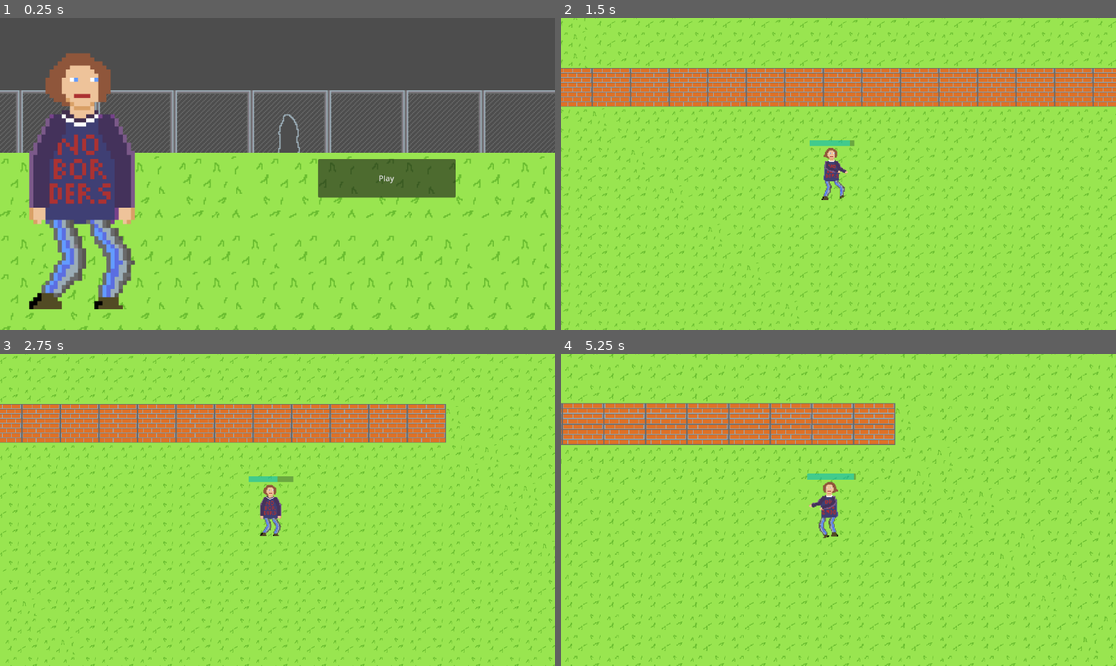
Above: before the commit, frames 1-4 (two rows, left to right).
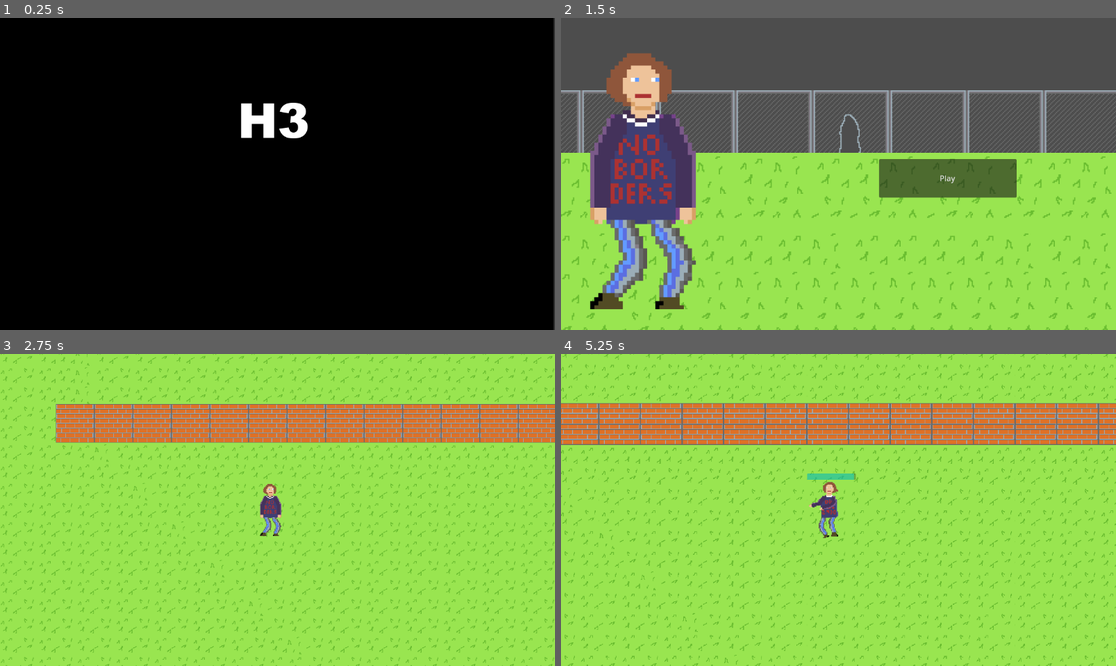
Above: after the commit, the same moments.

Repository: H3LL0U/Shadow-game-prjct
Game: Godot game, scene res://objects/levels/start_credits.tscn
The game is run twice, just before and just after one commit, with the same random seed, the same clock (stepped at 60 frames per second) and the same inputs. Before the commit the project starts from res://objects/levels/main_menu.tscn.
Inputs (mouse positions are in pixels of both pictures, inside the frame that each line leads up to):
- Up to frame 1 (0.25 s): no input
- Up to frame 2 (1.5 s): click (949, 177) at 0.5 s, where only the run before the commit has a clickable "Play"; tap Enter at 1.25 s; move the mouse to (960, 158) at 1.27 s; hold Right (move_right) from 1.28 s (still down); hold Shift (sprint) from 1.28 s (still down)
- Up to frame 3 (2.75 s): release Right (move_right) at 2 s; release Shift (sprint) at 2 s; click (388, 513) at 2 s, where only the run after the commit has a clickable "Play"
- Up to frame 4 (5.25 s): move the mouse to (727, 525) at 2.77 s; hold S (move_down) 2.78-3.53 s; tap one key every 0.75 s from 2.85 s: Mouse wheel up (zoom_in) Mouse wheel down (zoom_out) Shift (sprint) Mouse wheel up (zoom_in); move the mouse to (894, 441) at 3.52 s; hold Right (move_right) 3.53-4.28 s; move the mouse to (810, 572) at 4.27 s; hold Up (move_up) 4.28-5.03 s; move the mouse to (1005, 556) at 5.02 s; hold A (move_left) from 5.03 s (still down)

The runs differ from the first frame. In frame 1, 100% of the frame differs, in the area x 0-100%, y 0-100%; in frame 2, 58%; in frame 3, 15%; in frame 4, 16%.

Commit message:
A H3LL_0U studios scene implomented

Diff:
--- /dev/null
+++ b/Scripts/blocks scripts/Label_logo.gd
@@ -0,0 +1,22 @@
+extends Label
+
+var time_between_characters_default = 0.09
+var time_between_characters = time_between_characters_default
+var text_to_add = 'H3LL  0U\nstudios'
+
+
+# Called when the node enters the scene tree for the first time.
+func _ready():
+	pass
+
+# Called every frame. 'delta' is the elapsed time since the previous frame.
+func _process(delta):
+
+	if time_between_characters<=0 and text_to_add!="":
+		$".".text +=text_to_add[0]
+		text_to_add = text_to_add.substr(1)
+		time_between_characters = time_between_characters_default
+		$sound_effects.play()
+	else:
+
+		time_between_characters-=delta
--- a/Scripts/blocks scripts/fence.gd
+++ b/Scripts/blocks scripts/fence.gd
@@ -3,8 +3,8 @@
 var uncut_texture = Texture
 var cut_texture = Texture
 func _ready():
-	uncut_texture = load("res://Sprites/blocks/fence.png")
-	cut_texture = load("res://Sprites/blocks/fence_cut.png")
+	uncut_texture = load("res://assets/sprites/blocks/fence.png")
+	cut_texture = load("res://assets/sprites/blocks/fence_cut.png")
 
 func _process(delta):
 	if cut:
--- /dev/null
+++ b/Scripts/blocks scripts/play_sound_trigger.gd
@@ -0,0 +1,9 @@
+extends Area2D
+
+var sound_effect = preload("res://assets/sounds/sound effects/thump_sound_effect.mp3")
+# Called when the node enters the scene tree for the first time.
+
+func _on_body_entered(body):
+	if body.is_in_group("_"):
+		$"../Label_logo/sound_effects".stream = sound_effect
+		$"../Label_logo/sound_effects".play()
--- /dev/null
+++ b/Scripts/level scripts/start_credits.gd
@@ -0,0 +1,15 @@
+extends Node2D
+
+var time_to_wait = 5
+
+
+# Called every frame. 'delta' is the elapsed time since the previous frame.
+func _process(delta):
+	if time_to_wait<=0:
+		get_tree().change_scene_to_file("res://objects/levels/main_menu.tscn")
+	time_to_wait-=delta
+func _input(event: InputEvent):
+
+	if event is InputEventKey:
+		if event.pressed:
+			get_tree().change_scene_to_file("res://objects/levels/main_menu.tscn")
--- a/objects/backgrounds/grass.tscn
+++ b/objects/backgrounds/grass.tscn
@@ -1,8 +1,8 @@
 [gd_scene load_steps=2 format=3 uid="uid://bxudoukhsl2ov"]
 
-[ext_resource type="Texture2D" uid="uid://dtjk38lqpwdwb" path="res://Sprites/backgrounds/placeholder grass.png" id="1_22gv8"]
+[ext_resource type="Texture2D" uid="uid://dtjk38lqpwdwb" path="res://assets/sprites/backgrounds/placeholder grass.png" id="1_jut4u"]
 
 [node name="background" type="Sprite2D"]
 z_index = -1
 scale = Vector2(0.05, 0.05)
-texture = ExtResource("1_22gv8")
+texture = ExtResource("1_jut4u")
--- a/objects/blocks/fence.tscn
+++ b/objects/blocks/fence.tscn
@@ -1,6 +1,6 @@
 [gd_scene load_steps=4 format=3 uid="uid://ce82kpl0s0ndd"]
 
-[ext_resource type="Texture2D" uid="uid://b8kwcsv7r7y1n" path="res://Sprites/blocks/fence.png" id="1_wgkuk"]
+[ext_resource type="Texture2D" uid="uid://b8kwcsv7r7y1n" path="res://assets/sprites/blocks/fence.png" id="1_7bkus"]
 [ext_resource type="Script" path="res://Scripts/blocks scripts/fence.gd" id="2_5mptf"]
 
 [sub_resource type="RectangleShape2D" id="RectangleShape2D_xwqtk"]
@@ -8,10 +8,9 @@
 
 [node name="fence" type="Sprite2D"]
 scale = Vector2(0.05, 0.05)
-texture = ExtResource("1_wgkuk")
+texture = ExtResource("1_7bkus")
 script = ExtResource("2_5mptf")
 
 [node name="CollisionShape2D" type="CollisionShape2D" parent="."]
 position = Vector2(-5.72204e-05, 60)
-scale = Vector2(1, 1)
 shape = SubResource("RectangleShape2D_xwqtk")
--- a/objects/blocks/fence_cut.tscn
+++ b/objects/blocks/fence_cut.tscn
@@ -1,6 +1,6 @@
 [gd_scene load_steps=4 format=3 uid="uid://pco8j6x1yxte"]
 
-[ext_resource type="Texture2D" uid="uid://b8kwcsv7r7y1n" path="res://Sprites/blocks/fence.png" id="1_yiwb4"]
+[ext_resource type="Texture2D" uid="uid://b8kwcsv7r7y1n" path="res://assets/sprites/blocks/fence.png" id="1_od86u"]
 [ext_resource type="Script" path="res://Scripts/blocks scripts/fence.gd" id="2_4fewm"]
 
 [sub_resource type="RectangleShape2D" id="RectangleShape2D_xwqtk"]
@@ -8,7 +8,7 @@
 
 [node name="fence" type="Sprite2D"]
 scale = Vector2(0.05, 0.05)
-texture = ExtResource("1_yiwb4")
+texture = ExtResource("1_od86u")
 script = ExtResource("2_4fewm")
 cut = true
 
--- a/objects/blocks/wall.tscn
+++ b/objects/blocks/wall.tscn
@@ -1,6 +1,6 @@
 [gd_scene load_steps=3 format=3 uid="uid://bxhufdfqx7eb3"]
 
-[ext_resource type="Texture2D" uid="uid://bxgfydk6lkunu" path="res://Sprites/blocks/brick wall.png" id="1_rbe50"]
+[ext_resource type="Texture2D" uid="uid://bxgfydk6lkunu" path="res://assets/sprites/blocks/brick wall.png" id="1_rbe50"]
 
 [sub_resource type="RectangleShape2D" id="RectangleShape2D_q6klw"]
 size = Vector2(740, 780)
--- a/objects/characters/main_character.tscn
+++ b/objects/characters/main_character.tscn
@@ -2,8 +2,8 @@
 
 [ext_resource type="Script" path="res://objects/characters/anti_slip.gd" id="1_3o4lh"]
 [ext_resource type="Script" path="res://Scripts/Character Scripts/main_character.gd" id="1_a376k"]
-[ext_resource type="Texture2D" uid="uid://cfucigxftpnk8" path="res://Sprites/Characters/main_character/no_borders_guy.png" id="2_jgajl"]
 [ext_resource type="Script" path="res://Scripts/main camera.gd" id="3_igm6f"]
+[ext_resource type="Texture2D" uid="uid://cfucigxftpnk8" path="res://assets/sprites/Characters/main_character/no_borders_guy.png" id="3_x8x3o"]
 
 [sub_resource type="RectangleShape2D" id="RectangleShape2D_h7d8i"]
 size = Vector2(8, 20.5)
@@ -67,7 +67,7 @@
 [node name="Sprite2D" type="Sprite2D" parent="."]
 position = Vector2(-80, -7.62939e-06)
 scale = Vector2(0.844, 0.844)
-texture = ExtResource("2_jgajl")
+texture = ExtResource("3_x8x3o")
 hframes = 5
 vframes = 4
 frame = 12
--- a/objects/levels/main_menu.tscn
+++ b/objects/levels/main_menu.tscn
@@ -1,11 +1,11 @@
 [gd_scene load_steps=9 format=3 uid="uid://dvv0k8k4bjose"]
 
-[ext_resource type="Script" path="res://objects/levels/main_menu.gd" id="1_8mk6u"]
+[ext_resource type="Script" path="res://Scripts/level scripts/main_menu.gd" id="1_8mk6u"]
 [ext_resource type="PackedScene" uid="uid://d1o4khlfib6yy" path="res://objects/characters/main_character.tscn" id="1_kag4r"]
 [ext_resource type="PackedScene" uid="uid://bxudoukhsl2ov" path="res://objects/backgrounds/grass.tscn" id="3_jn5ts"]
 [ext_resource type="PackedScene" uid="uid://ce82kpl0s0ndd" path="res://objects/blocks/fence.tscn" id="3_q63dy"]
 [ext_resource type="PackedScene" uid="uid://pco8j6x1yxte" path="res://objects/blocks/fence_cut.tscn" id="4_s2k7y"]
-[ext_resource type="Script" path="res://objects/levels/main menu UI.gd" id="5_ixfto"]
+[ext_resource type="Script" path="res://Scripts/level scripts/main menu UI.gd" id="5_ixfto"]
 
 [sub_resource type="TileSetScenesCollectionSource" id="TileSetScenesCollectionSource_mv2lp"]
 resource_name = "backgrounds"
--- /dev/null
+++ b/objects/levels/start_credits.tscn
@@ -0,0 +1,75 @@
+[gd_scene load_steps=12 format=3 uid="uid://bg0d03uwtrx1k"]
+
+[ext_resource type="Script" path="res://scripts/level scripts/start_credits.gd" id="1_1fm7q"]
+[ext_resource type="Texture2D" uid="uid://u7iprc5akp45" path="res://assets/sprites/black_square.png" id="2_hnq1x"]
+[ext_resource type="FontFile" uid="uid://cy5d4e7ic1ayh" path="res://assets/fonts/ariblk.ttf" id="3_dqkbi"]
+[ext_resource type="Script" path="res://scripts/blocks scripts/Label_logo.gd" id="4_or11x"]
+[ext_resource type="Texture2D" uid="uid://d2lmgkkmnhxk7" path="res://assets/sprites/white_square.jpg" id="4_xy1wi"]
+[ext_resource type="AudioStream" uid="uid://dwbk17knqgeeo" path="res://assets/sounds/sound effects/keyboard_sound_effect.mp3" id="5_5pocj"]
+[ext_resource type="Script" path="res://scripts/blocks scripts/play_sound_trigger.gd" id="7_uln8t"]
+
+[sub_resource type="PhysicsMaterial" id="PhysicsMaterial_6y32g"]
+bounce = 0.11
+
+[sub_resource type="RectangleShape2D" id="RectangleShape2D_skpc3"]
+size = Vector2(60, 14)
+
+[sub_resource type="SegmentShape2D" id="SegmentShape2D_8apgd"]
+a = Vector2(-4, -3)
+b = Vector2(130, -3)
+
+[sub_resource type="SegmentShape2D" id="SegmentShape2D_ur7nw"]
+a = Vector2(-124, 321)
+b = Vector2(-254, 322)
+
+[node name="Node2D" type="Node2D"]
+position = Vector2(260, 182)
+script = ExtResource("1_1fm7q")
+
+[node name="Sprite2D" type="Sprite2D" parent="."]
+position = Vector2(302, 113)
+scale = Vector2(2.53, 1.7775)
+texture = ExtResource("2_hnq1x")
+
+[node name="Label_logo" type="Label" parent="."]
+offset_left = 59.0
+offset_top = -44.0
+offset_right = 558.0
+offset_bottom = 243.0
+theme_override_fonts/font = ExtResource("3_dqkbi")
+theme_override_font_sizes/font_size = 100
+horizontal_alignment = 1
+uppercase = true
+script = ExtResource("4_or11x")
+
+[node name="sound_effects" type="AudioStreamPlayer" parent="Label_logo"]
+stream = ExtResource("5_5pocj")
+volume_db = -17.333
+
+[node name="_" type="RigidBody2D" parent="." groups=["_"]]
+position = Vector2(378, -3000)
+physics_material_override = SubResource("PhysicsMaterial_6y32g")
+
+[node name="_" type="Sprite2D" parent="_" groups=["_"]]
+scale = Vector2(0.0607501, 0.01375)
+texture = ExtResource("4_xy1wi")
+
+[node name="CollisionShape2D" type="CollisionShape2D" parent="_" groups=["_"]]
+shape = SubResource("RectangleShape2D_skpc3")
+
+[node name="_end_holder" type="StaticBody2D" parent="."]
+position = Vector2(660, -428)
+
+[node name="_end_colider" type="CollisionShape2D" parent="_end_holder"]
+position = Vector2(-345, 498)
+shape = SubResource("SegmentShape2D_8apgd")
+
+[node name="play_sound_trigger" type="Area2D" parent="."]
+position = Vector2(373, 67)
+script = ExtResource("7_uln8t")
+
+[node name="CollisionShape2D" type="CollisionShape2D" parent="play_sound_trigger"]
+position = Vector2(194, -324)
+shape = SubResource("SegmentShape2D_ur7nw")
+
+[connection signal="body_entered" from="play_sound_trigger" to="play_sound_trigger" method="_on_body_entered"]
--- a/project.godot
+++ b/project.godot
@@ -11,7 +11,7 @@
 [application]
 
 config/name="Shadow game"
-run/main_scene="res://objects/levels/main_menu.tscn"
+run/main_scene="res://objects/levels/start_credits.tscn"
 config/features=PackedStringArray("4.2", "Mobile")
 
 [input]
Renamed: objects/levels/main menu UI.gd -> Scripts/level scripts/main menu UI.gd
Renamed: objects/levels/main_menu.gd -> Scripts/level scripts/main_menu.gd
Binary file added: assets/fonts/ariblk.ttf
Not shown, added: assets/fonts/ariblk.ttf.import
Not shown, added: assets/sounds/sound effects/keyboard_sound_effect.mp3.import
Not shown, added: assets/sounds/sound effects/thump_sound_effect.mp3.import
Renamed: Sprites/Characters/main_character/idle/idle.png -> assets/sprites/Characters/main_character/idle/idle.png
Not shown, changed: assets/sprites/Characters/main_character/idle/idle.png.import
Renamed: Sprites/Characters/main_character/idle/no_borders_guy_idle.gif -> assets/sprites/Characters/main_character/idle/no_borders_guy_idle.gif
Renamed: Sprites/Characters/main_character/no_borders_guy.png -> assets/sprites/Characters/main_character/no_borders_guy.png
Not shown, changed: assets/sprites/Characters/main_character/no_borders_guy.png.import
Renamed: Sprites/Characters/placeholder stick.png -> assets/sprites/Characters/placeholder stick.png
(and 16 more such lines)
